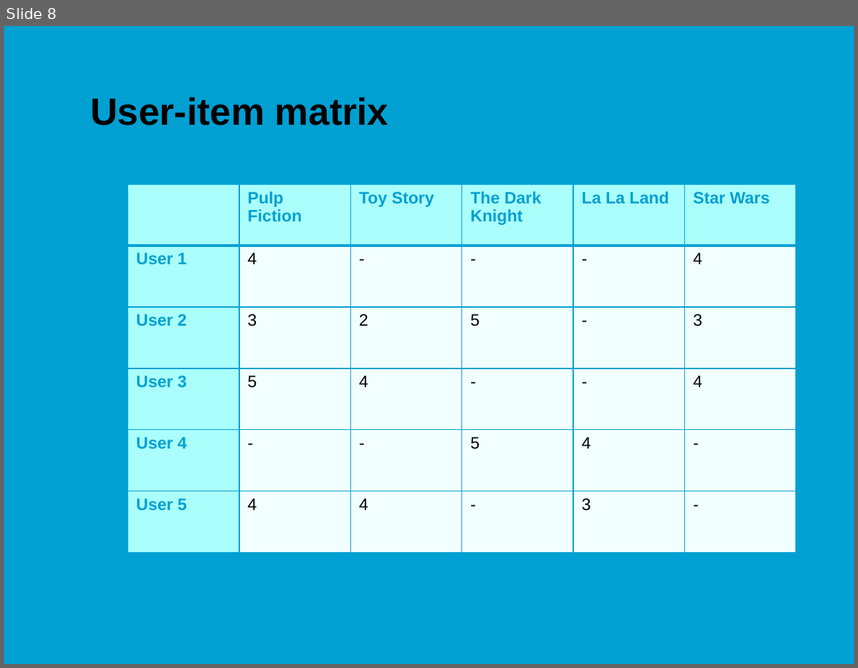
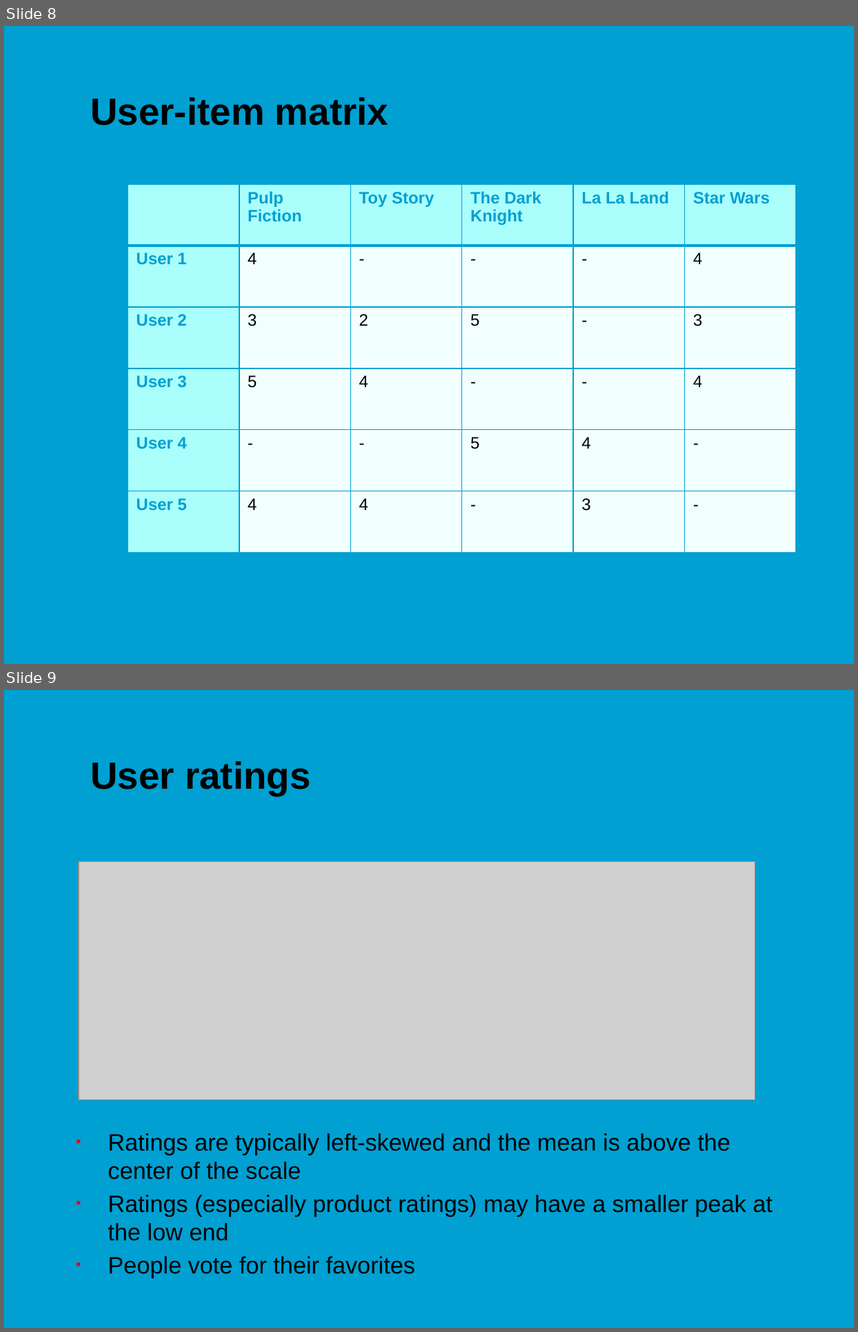
Before and after one commit to jonasmoons/data-driven-learning, a slide deck: slides/ddl-w7l1.pptx. Shown one above the other, each under a label of ours: slide 8 before the commit, slides 8 and 9 after it. The pictures are 858x668 and 858x1332 pixels, drawn with LibreOffice and Linux fonts; fonts in the diff are those of the drawing; grey boxes stand for pictures; background and template pictures are left out. Boxes give left, top, right and bottom in pixels: in the first picture for what was removed or moved away, otherwise in the second. Text is boxed around its words. In the diff, an @@ line names an element or a change of style, - is before the commit and + after.

```diff
--- a/slides/ddl-w7l1.pptx
+++ b/slides/ddl-w7l1.pptx
@@ slide 9 added at (4, 690, 854, 1328), background picture (left out) @@
@@ title added at (90, 761, 310, 795), 32 pt, text #000000, bold @@
+User ratings
@@ picture added at (79, 862, 755, 1100) @@
@@ text added at (108, 1133, 773, 1277), 20 pt, text #000000 @@
+▪ Ratings are typically left-skewed and the mean is above the center of the scale
+▪ Ratings (especially product ratings) may have a smaller peak at the low end
+▪ People vote for their favorites
```
Also in this commit, not shown: 2 other slides added, 1 other file.
